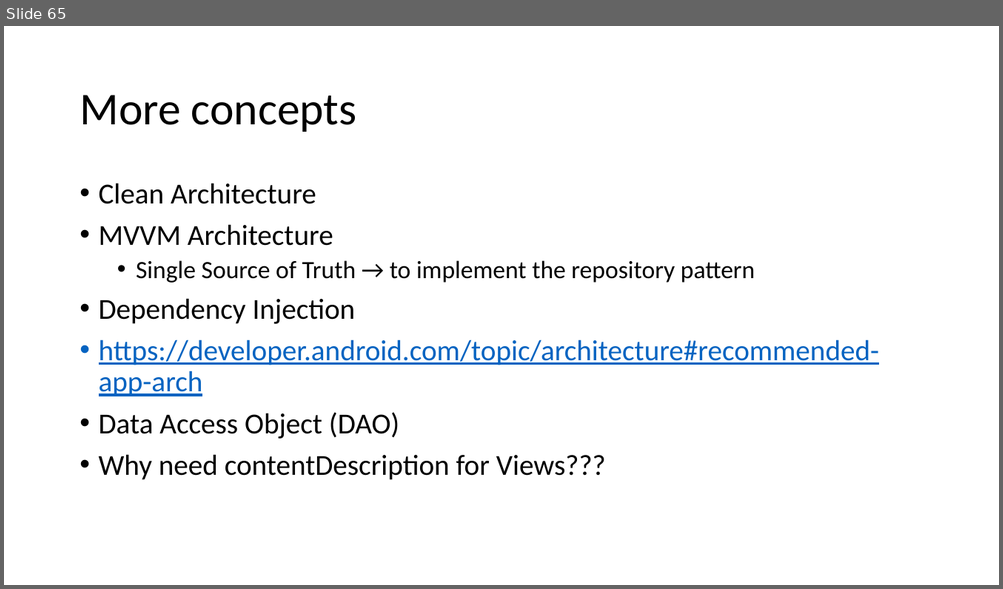
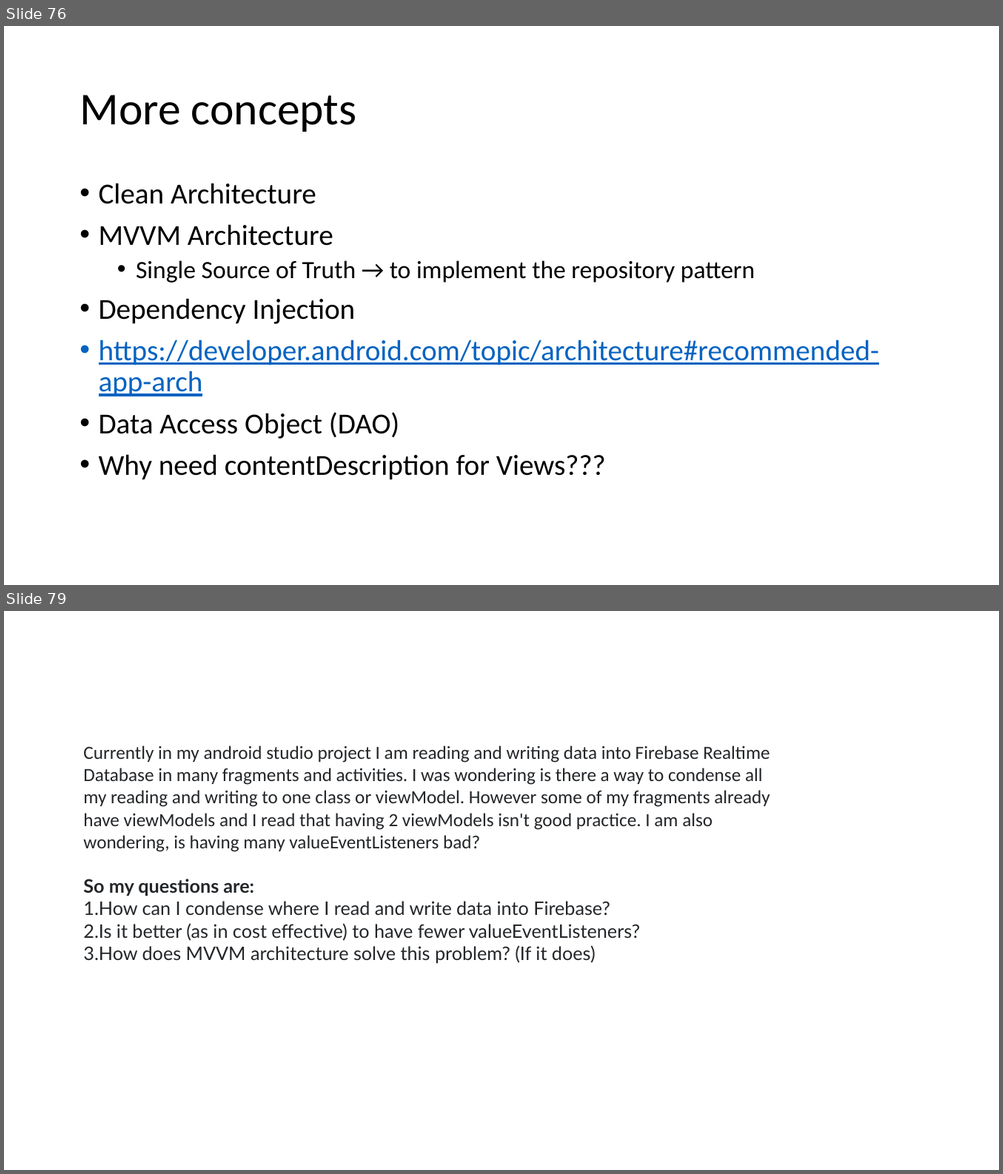
Before and after one commit to joellecorliss/Associate-Android-Developer, a slide deck: Android Basics in Kotlin.pptx. Shown one above the other, each under a label of ours: slide 65 before the commit, slides 76 and 79 after it; the slides between them are not shown. The pictures are 1003x589 and 1003x1174 pixels, drawn with LibreOffice and Linux fonts; fonts in the diff are those of the drawing. Boxes give left, top, right and bottom in pixels: in the first picture for what was removed or moved away, otherwise in the second. Text is boxed around its words. In the diff, an @@ line names an element or a change of style, - is before the commit and + after.

```diff
--- a/Android Basics in Kotlin.pptx
+++ b/Android Basics in Kotlin.pptx
@@ slide 79 added at <box>4,611,999,1170</box>, background #FFFFFF @@
@@ text added at <box>83,746,769,964</box>, 18 pt, text #232629 @@
+Currently in my android studio project I am reading and writing data into Firebase Realtime Database in many fragments and activities. I was wondering is there a way to condense all my reading and writing to one class or viewModel. However some of my fragments already have viewModels and I read that having 2 viewModels isn't good practice. I am also wondering, is having many valueEventListeners bad?
+So my questions are:
+1. How can I condense where I read and write data into Firebase?
+2. Is it better (as in cost effective) to have fewer valueEventListeners?
+3. How does MVVM architecture solve this problem? (If it does)
@@ what was slide 65 is now slide 76 @@
```
Also in this commit, not shown: 5 slides changed, 13 other slides added, 5 other files.
